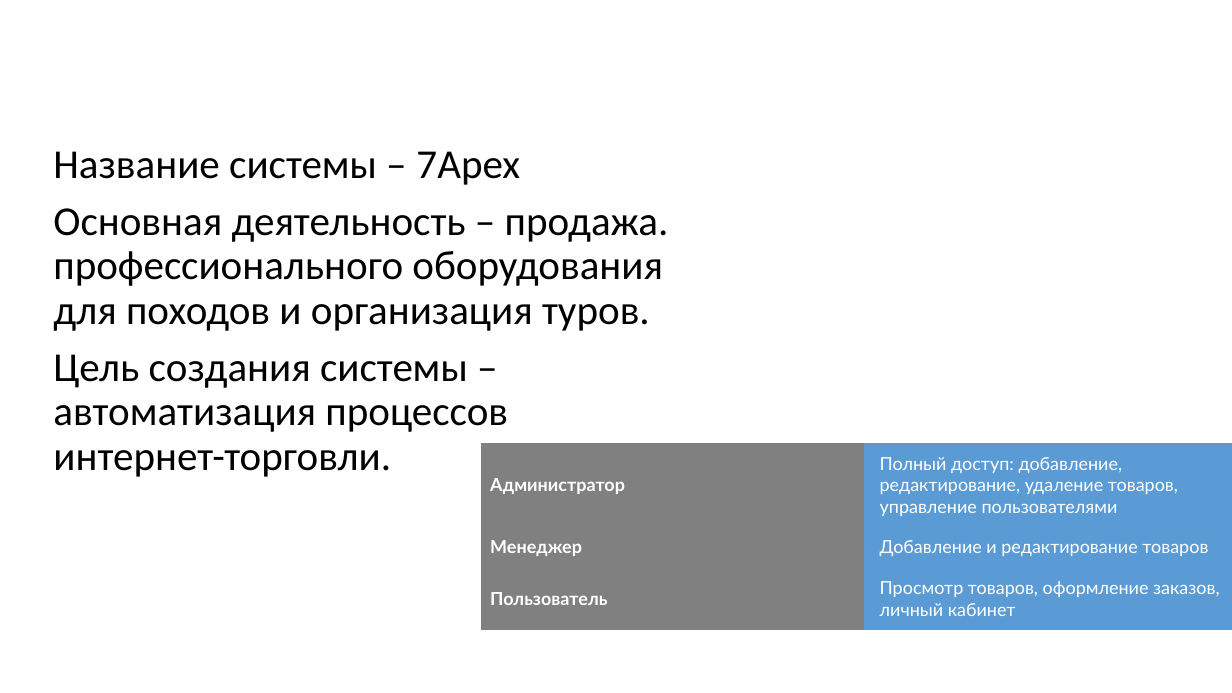
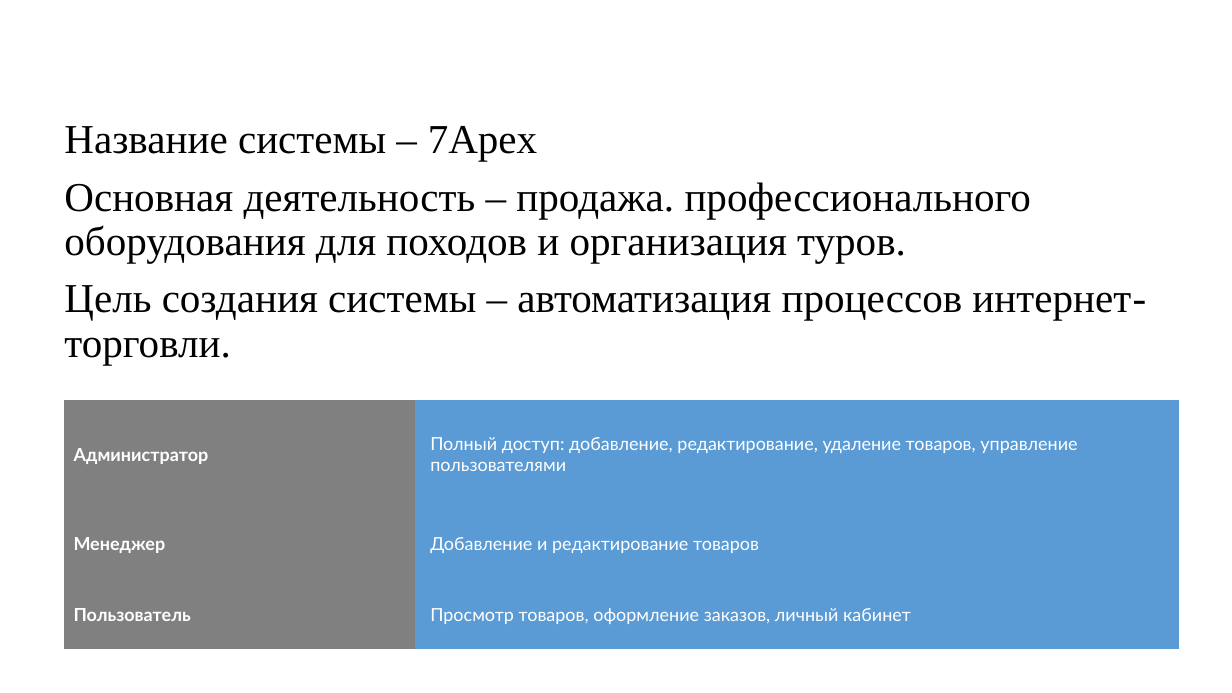
Before and after one commit to Stanis1av-M/Panel, a slide deck: slide 3 of Fff.pptx. Drawn at 1232x693 pixels with LibreOffice and Linux fonts; fonts in the diff are those of the drawing; background and template pictures are left out. Boxes give left, top, right and bottom in pixels: in the first picture for what was removed or moved away, otherwise in the second. Text is boxed around its words. In the diff, an @@ line names an element or a change of style, - is before the commit and + after.

```diff
--- a/Fff.pptx
+++ b/Fff.pptx
@@ text "Название системы – 7Apex": place and size @@
-text "Название системы – 7Apex" at box(53, 151, 669, 477)
+text "Название системы – 7Apex" at box(64, 126, 1146, 365)
@@ text "Название системы – 7Apex" at box(64, 126, 1146, 365): font Calibri to Times New Roman @@
@@ table: place and size @@
-table at box(482, 443, 1232, 629)
+table at box(65, 400, 1179, 650)
```
Also in this commit, not shown: 10 other slides changed, 2 slides added.
